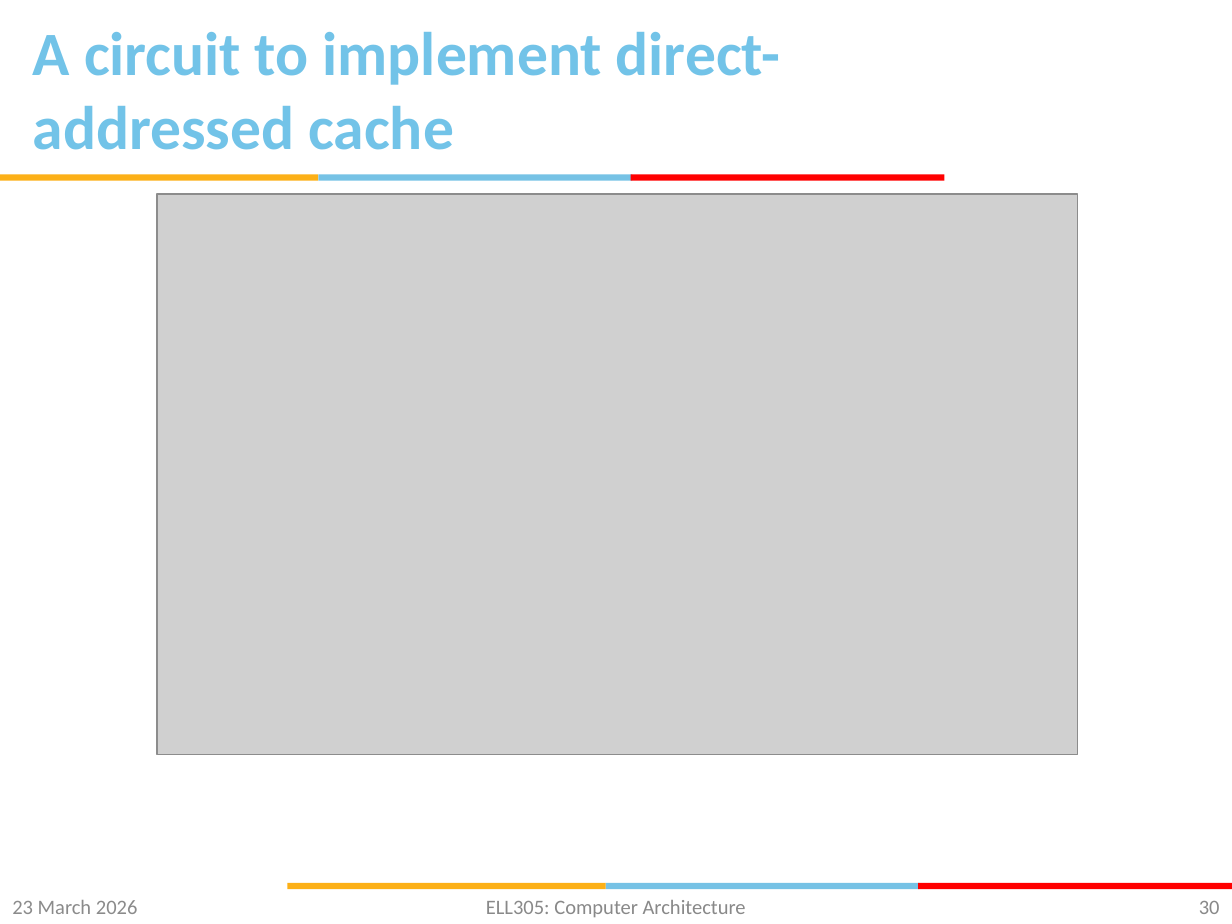
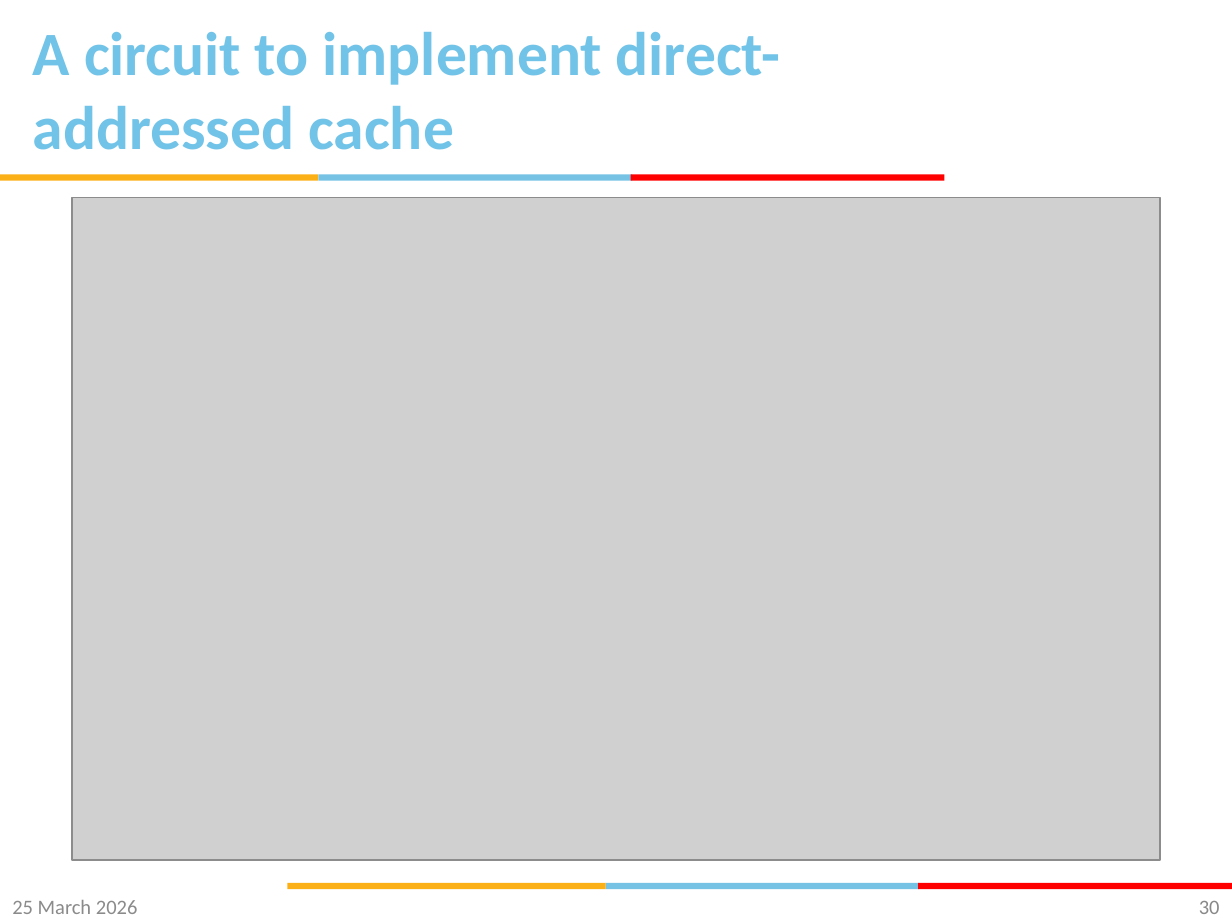
Before and after one commit to gsaurabhr-teaching/csf342-material, a slide deck: slide 30 of Lec-24-29-memory.pptx. Drawn at 1232x924 pixels with LibreOffice and Linux fonts; fonts in the diff are those of the drawing; grey boxes stand for pictures; background and template pictures are left out. Boxes give left, top, right and bottom in pixels: in the first picture for what was removed or moved away, otherwise in the second. Text is boxed around its words. In the diff, an @@ line names an element or a change of style, - is before the commit and + after.

Commit message:
direct mapped caches

```diff
--- a/Lec-24-29-memory.pptx
+++ b/Lec-24-29-memory.pptx
@@ picture: place and size @@
-picture at box(156, 193, 1077, 754)
+picture at box(71, 197, 1159, 860)
@@ text at box(12, 900, 138, 914): text changed @@
-23 March 2026
+25 March 2026
@@ text removed at box(486, 900, 746, 917) @@
-ELL305: Computer Architecture
```
Also in this commit, not shown: 70 other slides changed.
